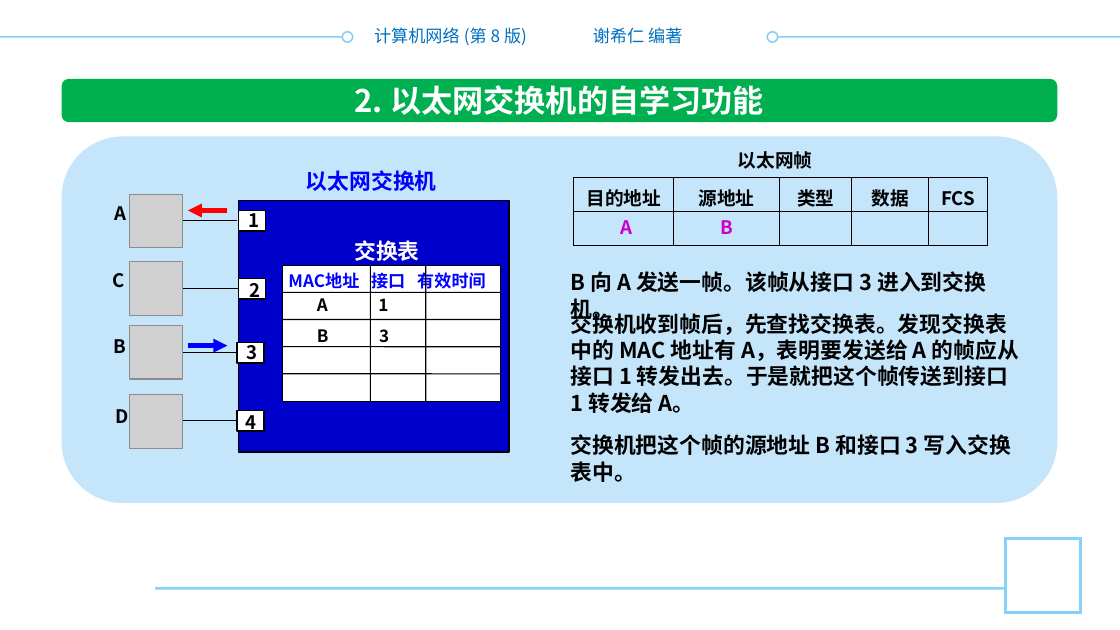
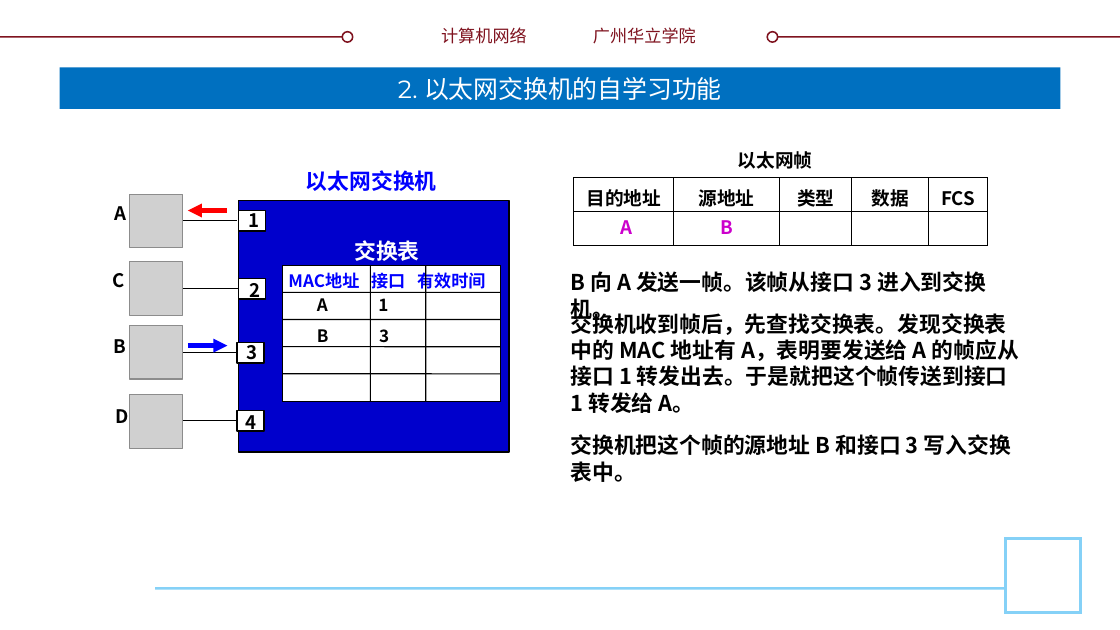
Before and after one commit to glplaman/glplaman.github.io, a slide deck: slide 110 of network/ppt/chap3.pptx (slide 109 before the commit). Drawn at 1120x630 pixels with LibreOffice and Linux fonts; fonts in the diff are those of the drawing; grey boxes stand for pictures; background and template pictures are left out. Boxes give left, top, right and bottom in pixels: in the first picture for what was removed or moved away, otherwise in the second. Text is boxed around its words. In the diff, an @@ line names an element or a change of style, - is before the commit and + after.

```diff
--- a/network/ppt/chap3.pptx
+++ b/network/ppt/chap3.pptx
@@ text at (441, 27, 527, 44): text changed; text colour #0070C0 to #7F131F @@
-计算机网络 (第 8 版)
+计算机网络
@@ text at (593, 27, 696, 44): text changed; text colour #0070C0 to #7F131F @@
-谢希仁 编著
+广州华立学院
@@ line (0, 37) - (353, 37): stroke #84CFF5 1 pt to #7F131F 1 pt @@
@@ ellipse at (343, 31, 353, 41): outline #84CFF5 1 pt to #7F131F 1 pt @@
@@ ellipse at (767, 31, 777, 41): outline #84CFF5 1 pt to #7F131F 1 pt @@
@@ line (767, 37) - (1120, 37): stroke #84CFF5 1 pt to #7F131F 1 pt @@
@@ title "2. 以太网交换机的自学习功能": place and size @@
-title "2. 以太网交换机的自学习功能" at (355, 85, 764, 115)
+title "2. 以太网交换机的自学习功能" at (59, 67, 1061, 109)
@@ title "2. 以太网交换机的自学习功能" at (59, 67, 1061, 109): size 20 to 16 pt, font Noto Sans CJK SC to Montserrat, bold off; vertical alignment top to middle; fill none to #0070C0 @@
@@ rounded rectangle removed at (62, 78, 1057, 122) @@
@@ rounded rectangle removed at (62, 137, 1057, 503) @@
```
Also in this commit, not shown: 148 other slides changed, 2 slides added, 2 slides removed, 9 other files.
